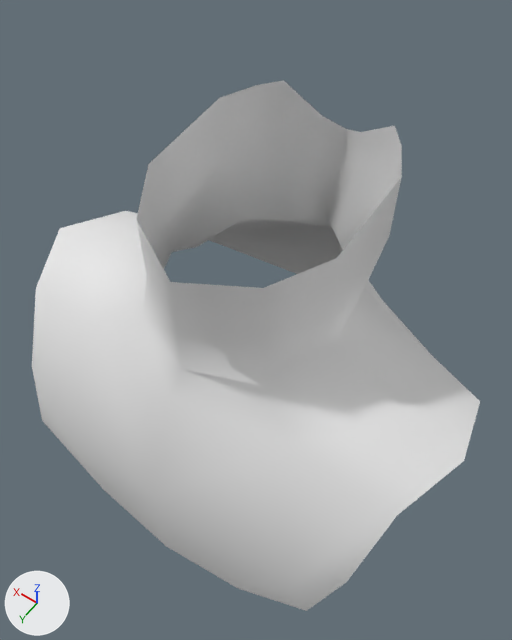
What one commit did to the COLLADA model art/meshes/props/helmet/byz_coif_full.dae.
The view is the same before and after, from a camera (50 mm lens) standing at (-0.528, 0.746, 4.753) and looking at (-0.001, 0.009, 3.594). Arrows for +X, +Y and +Z are at lower left; the lights stay in place.

Objects in the first picture: 'm_armor_tunic_short_004'.
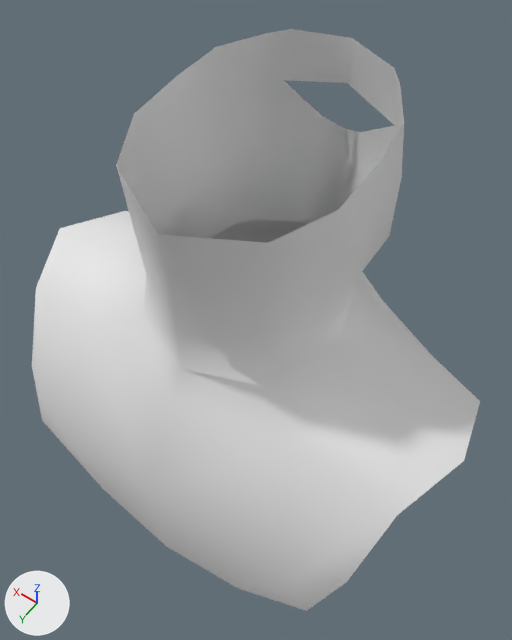
Where the change shows, as pixel boxes [x1, y1, x2, y2] in the pictures (512 x 640 px):
```json
{"object": "m_armor_tunic_short_004", "change": "reshaped", "before": [32, 80, 480, 611], "after": [32, 29, 480, 611], "on screen": "10% taller"}
{"part": 1, "of": "me_cube_025", "change": "built on", "before": [136, 99, 402, 343], "after": [116, 29, 404, 343]}
```

Edits to the scene script, one JSON object a line:
```json
{"block": "me_cube_025", "where": "# used by ob_m_armor_tunic_short_004; location = (0.0, 0.0, 0.0)"}
{"op": "remove", "block": "me_cube_025", "code": "me_cube_025.from_pydata(...)  # 72 vertices, 114 faces; spans x -0.492..0.492, y -0.357..0.38, z 3.102..3.973"}
{"op": "add", "block": "me_cube_025", "code": "me_cube_025.from_pydata(...)  # 93 vertices, 152 faces; spans x -0.492..0.492, y -0.357..0.38, z 3.102..4.085"}
{"block": "me_cube_025", "change": "me_cube_025 part 1"}
{"block": "me_cube_025", "change": "1 vertex is removed from x -0.192, y 0.061, z 3.945"}
{"block": "me_cube_025", "change": "11 faces are deleted"}
{"block": "me_cube_025", "change": "2 vertices move from x 0.0..0.128, y -0.299..0.167, z 3.836..3.932 to x 0.0..0.13, y -0.307..0.177, z 3.836..3.932"}
{"block": "me_cube_025", "change": "22 vertices are added at x -0.194..0.193, y -0.279..0.245, z 3.692..4.085"}
{"block": "me_cube_025", "change": "49 new faces join them"}
```
